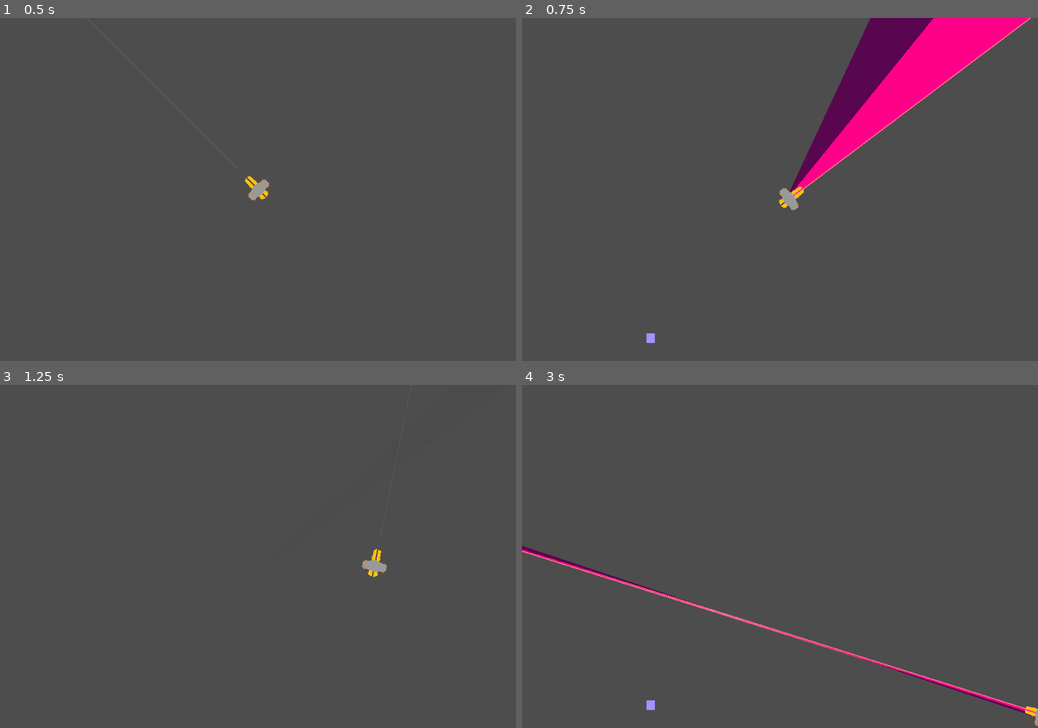
Above: before the commit, frames 1-4 (two rows, left to right).
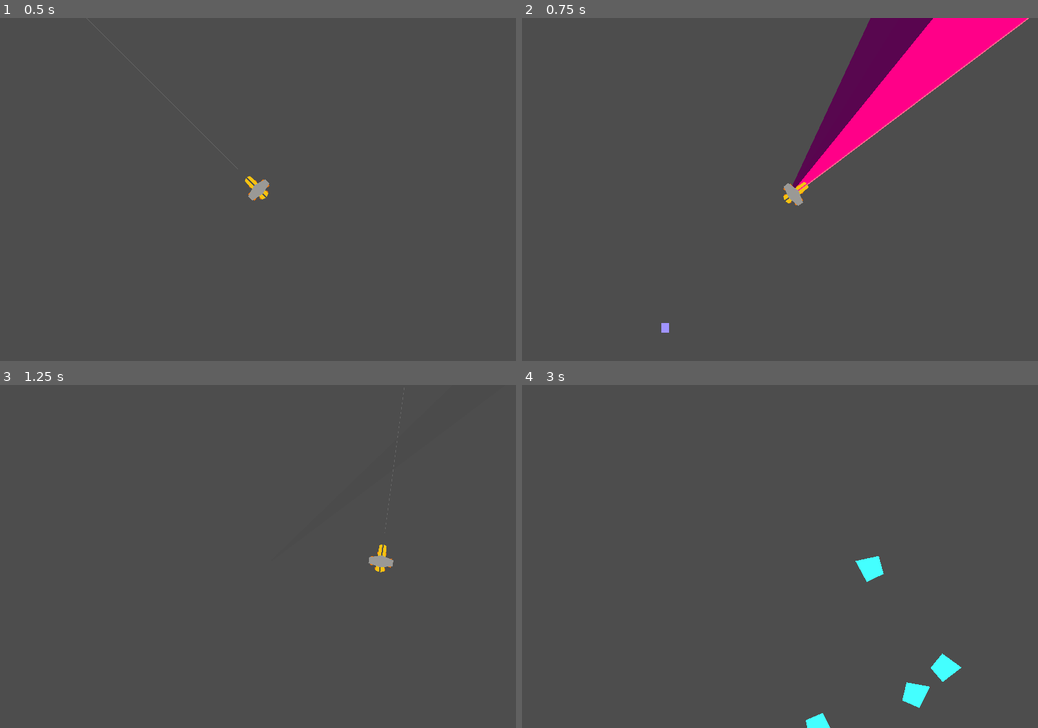
Above: after the commit, the same moments.

Repository: starshinePerigee/gun-with-engine
Game: Godot game, scene res://main.tscn
Same seed, same stepped clock (60 frames per second), same inputs: the game is played once before the commit and once after it.
Inputs (mouse positions are in pixels of both pictures, inside the frame that each line leads up to):
- Up to frame 1 (0.5 s): no input
- Up to frame 2 (0.75 s): tap Enter at 0.5 s; move the mouse to (893, 172) at 0.52 s; hold Right (ui_right) from 0.53 s (still down); click (893, 172) at 0.67 s
- Up to frame 3 (1.25 s): keep holding Right (ui_right)
- Up to frame 4 (3 s): move the mouse to (676, 573) at 1.27 s; release Right (ui_right) at 1.28 s; hold Down (ui_down) 1.28-2.03 s; move the mouse to (831, 481) at 2.02 s; hold Right (ui_right) 2.03-2.78 s; move the mouse to (754, 625) at 2.77 s; hold Up (ui_up) from 2.78 s (still down); click (754, 625) at 2.92 s

Frame 1 is identical in both runs. In frame 2, 0.7% of the frame differs, in the area x 24-99%, y 0-95%; in frame 3, 0.3%; in frame 4, 2.1%, in the area x 0-100%, y 46-100%.

Commit message:
Re-added enemies with player and laser colliders. It's a game (again!)

Diff:
--- a/SpawnTimer.gd
+++ b/SpawnTimer.gd
@@ -12,4 +12,7 @@
 
 
 func _on_start_timer_timeout():
+	wait_time -= 0.01
+	if wait_time < 0.05:
+		wait_time = 0.05
 	start()
--- a/enemybase.gd
+++ b/enemybase.gd
@@ -1,6 +1,7 @@
 extends RigidBody2D
 
 var dangerous = true
+@export var hit_points = 5
 
 
 # Called when the node enters the scene tree for the first time.
@@ -20,8 +21,13 @@
 	queue_free()
 
 
-func die(target_name):
-	if target_name == name:
-		hide()
-		$CollisionPolygon2D.set_deferred("disabled", true)
-		queue_free()
+func take_damage(damage):
+	hit_points -= damage
+	if hit_points <= 0:
+		die()
+
+
+func die():
+	hide()
+	$Hitbox.disabled = true
+	queue_free()
--- a/enemybase.tscn
+++ b/enemybase.tscn
@@ -9,6 +9,7 @@
 physics_material_override = SubResource("PhysicsMaterial_4kagw")
 gravity_scale = 0.0
 script = ExtResource("1_440gy")
+hit_points = 2
 
 [node name="Hitbox" type="CollisionPolygon2D" parent="."]
 scale = Vector2(0.4, 0.4)
--- a/main.gd
+++ b/main.gd
@@ -16,22 +16,20 @@
 
 
 func _on_spawn_timer_timeout():
-	pass
-#	var mob = enemy_scene.instantiate()
-#	var mob_spawn_location = get_node("MobPath/MobSpawnLocation")
-#	mob_spawn_location.progress_ratio = randf()
-##
-#	var direction = mob_spawn_location.rotation + PI / 2
-#	mob.position = mob_spawn_location.position
-##
-#	direction += randf_range(-PI / 4, PI / 4)
-#	mob.rotation = direction
-##
-#	var velocity = Vector2(randf_range(
-#		average_enemy_speed - enemy_speed_variation / 2,
-#		average_enemy_speed + enemy_speed_variation / 2
-#	), 0.0)
-#	mob.linear_velocity = velocity.rotated(direction)
+	var mob = enemy_scene.instantiate()
+	var mob_spawn_location = get_node("MobPath/MobSpawnLocation")
+	mob_spawn_location.progress_ratio = randf()
 #
-#	add_child(mob)
-#	$Player/Laser.please_die.connect(mob.die)
+	var direction = mob_spawn_location.rotation + PI / 2
+	mob.position = mob_spawn_location.position
+#
+	direction += randf_range(-PI / 4, PI / 4)
+	mob.rotation = direction
+#
+	var velocity = Vector2(randf_range(
+		average_enemy_speed - enemy_speed_variation / 2,
+		average_enemy_speed + enemy_speed_variation / 2
+	), 0.0)
+	mob.linear_velocity = velocity.rotated(direction)
+
+	add_child(mob)
--- a/main.tscn
+++ b/main.tscn
@@ -9,7 +9,7 @@
 
 [sub_resource type="Curve2D" id="Curve2D_vgdel"]
 _data = {
-"points": PackedVector2Array(0, 0, 0, 0, 0, 0, 0, 0, 0, 0, 1000, 0, 0, 0, 0, 0, 1000, 700, 0, 0, 0, 0, 0, 700, 0, 0, 0, 0, 0, 0)
+"points": PackedVector2Array(0, 0, 0, 0, 0, 0, 0, 0, 0, 0, 1080, 0, 0, 0, 0, 0, 1080, 720, 0, 0, 0, 0, 0, 720, 0, 0, 0, 0, 0, 0)
 }
 point_count = 5
 
@@ -18,19 +18,14 @@
 enemy_scene = ExtResource("3_81kwa")
 
 [node name="Player" parent="." instance=ExtResource("1_02m18")]
-speed = 650
-acceleration = 800
-braking_factor = 1.5
-boost_speed = 100
-boost_threshold = 50
-rotation_degrees_per_second = 420
 
 [node name="PlayerLaser" parent="Player" instance=ExtResource("4_2d1p7")]
 rotation = -1.5708
-laser_uptime = 0.4
+laser_uptime = 0.6
+knockback_factor = 200
 
 [node name="SpawnTimer" type="Timer" parent="."]
-wait_time = 0.2
+wait_time = 0.5
 script = ExtResource("5_cqd0c")
 
 [node name="MobPath" type="Path2D" parent="."]
@@ -39,13 +34,11 @@
 [node name="MobSpawnLocation" type="PathFollow2D" parent="MobPath"]
 
 [node name="HeatBar" parent="." instance=ExtResource("5_uka6i")]
-position = Vector2(510, 672)
+position = Vector2(540, 650)
 
 [node name="StartTimer" type="Timer" parent="."]
-wait_time = 3.0
 autostart = true
 
-[connection signal="firing_status" from="Player" to="Player/PlayerLaser" method="_on_player_firing_status"]
 [connection signal="laser_cool" from="Player/PlayerLaser" to="HeatBar" method="cooldown"]
 [connection signal="laser_heat_percent_is" from="Player/PlayerLaser" to="HeatBar" method="set_size"]
 [connection signal="laser_overheated" from="Player/PlayerLaser" to="HeatBar" method="overheat"]
--- a/player.gd
+++ b/player.gd
@@ -120,3 +120,4 @@
 func _on_area_2d_body_entered(body):
 	hide()
 	$Area2D/CollisionPolygon2D.set_deferred("disabled", true)
+	$PlayerLaser.queue_free()
--- a/player_laser.gd
+++ b/player_laser.gd
@@ -12,6 +12,8 @@
 @export var fire_rate = 100.0  # shots per second
 @export var damage = 1.0
 var fire_delay
+@export var damage_per_second = 100.0
+var damage_per_ray
 @export var lasergraphic: PackedScene
 
 @export var laser_heat_capacity = 2.0
@@ -34,6 +36,7 @@
 func _ready():
 	fire_delay = 1.0 / fire_rate
 	cooldown_factor = laser_uptime / (1.0 - laser_uptime)
+	damage_per_ray = damage_per_second / fire_rate
 
 	# handling for debug
 	if get_parent() == get_tree().root:
@@ -101,6 +104,12 @@
 		$DamageRayDebug.add_point(from)
 		$DamageRayDebug.add_point(to)
 		$DamageRayDebug.add_point(from)
+	raycast_params.from = from
+	raycast_params.to = to
+	var space_state = get_world_2d().direct_space_state
+	var results = space_state.intersect_ray(raycast_params)
+	if results:
+		results['collider'].take_damage(damage_per_ray)
 
 
 func draw_sweep():
--- a/player_laser.tscn
+++ b/player_laser.tscn
@@ -7,6 +7,7 @@
 script = ExtResource("1_4fve4")
 fire_rate = 1000.0
 lasergraphic = ExtResource("2_h7hma")
+laser_uptime = 0.7
 
 [node name="Crosshair" type="Line2D" parent="."]
 points = PackedVector2Array(100, 0, 2000, 0)
